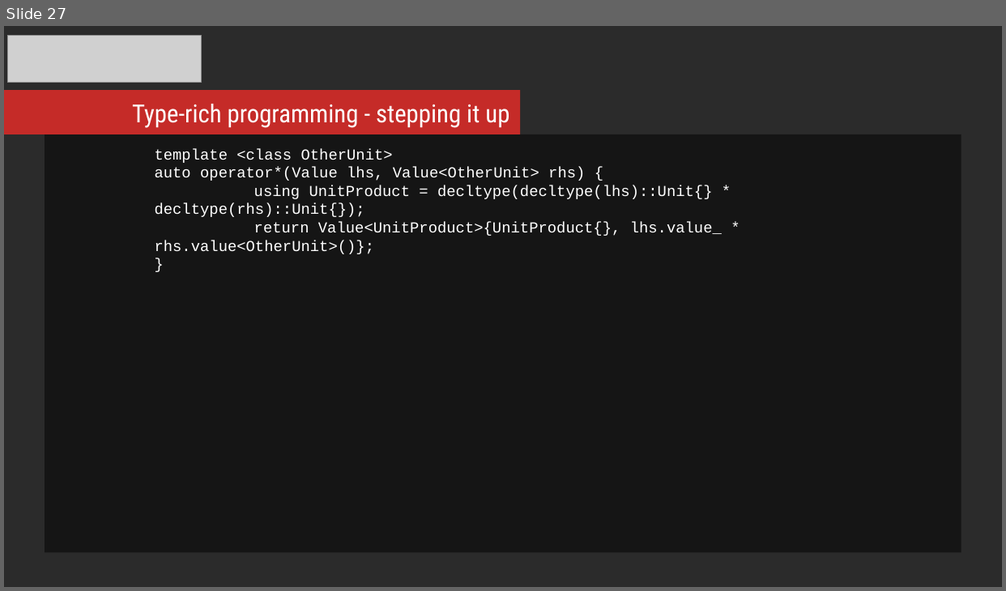
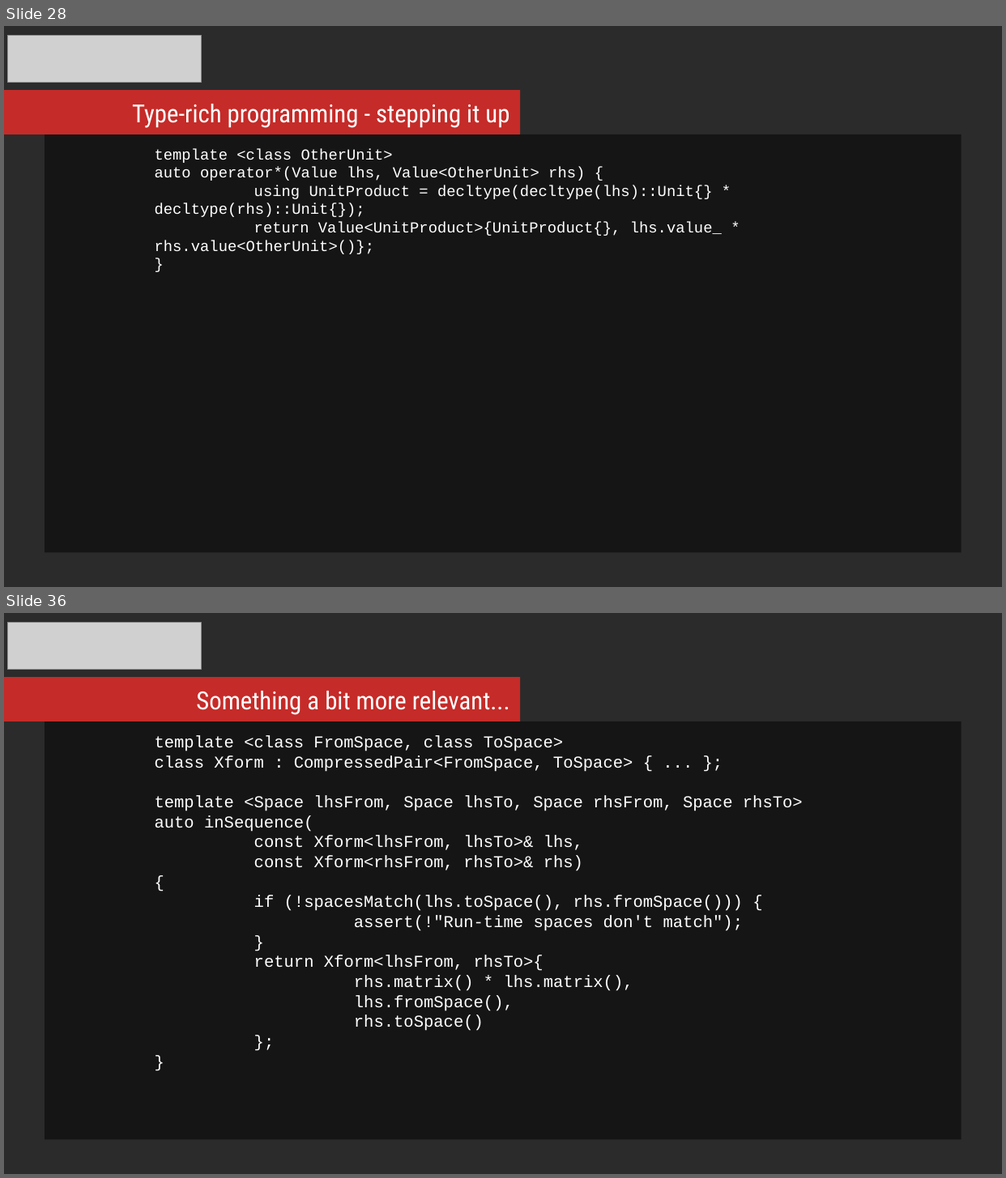
Before and after one commit to mikosz/type-safety, a slide deck: ask-not-what-you-can-do-for-the-compiler.odp. Shown one above the other, each under a label of ours: slide 27 before the commit, slides 28 and 36 after it; the slides between them are not shown. The pictures are 1006x591 and 1006x1178 pixels, drawn with LibreOffice and Linux fonts; fonts in the diff are those of the drawing; grey boxes stand for pictures; background and template pictures are left out; a plain dark background stands for a picture behind light text. Boxes give left, top, right and bottom in pixels: in the first picture for what was removed or moved away, otherwise in the second. Text is boxed around its words. In the diff, an @@ line names an element or a change of style, - is before the commit and + after.

Commit message:
Presentation updated; Matrix, Vec4 and Xform update

```diff
--- a/ask-not-what-you-can-do-for-the-compiler.odp
+++ b/ask-not-what-you-can-do-for-the-compiler.odp
@@ slide 36 added at [4, 613, 1002, 1174], background picture (left out) @@
@@ picture added at [8, 622, 202, 669] @@
@@ rectangle added at [4, 677, 520, 721], fill #C52B28 @@
@@ text added at [196, 691, 510, 715], 18 pt, text #FFFFFF @@
+Something a bit more relevant...
@@ rectangle added at [45, 722, 961, 1139], fill #000000 at 51% opacity, 12 pt, text #FFFFFF @@
+template <class FromSpace, class ToSpace>
+class Xform : CompressedPair<FromSpace, ToSpace> { ... };
+template <Space lhsFrom, Space lhsTo, Space rhsFrom, Space rhsTo>
+auto inSequence(
+const Xform<lhsFrom, lhsTo>& lhs,
+const Xform<rhsFrom, rhsTo>& rhs)
+{
+if (!spacesMatch(lhs.toSpace(), rhs.fromSpace())) {
+assert(!"Run-time spaces don't match");
+}
+return Xform<lhsFrom, rhsTo>{
+rhs.matrix() * lhs.matrix(),
+lhs.fromSpace(),
+rhs.toSpace()
+};
+}
@@ what was slide 27 is now slide 28 @@
```
Also in this commit, not shown: 8 other slides added, 12 other files.
